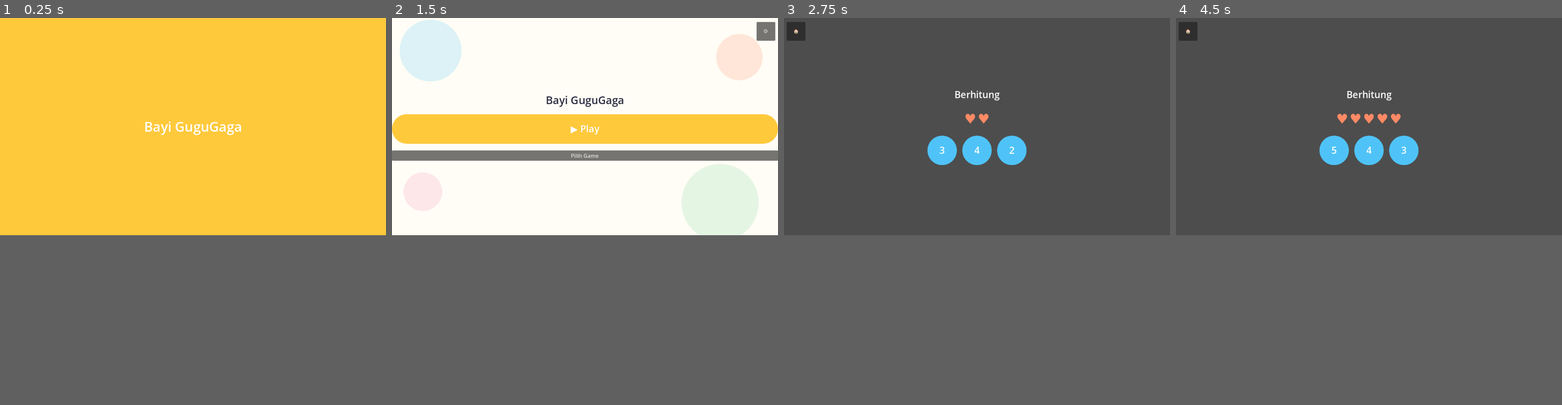
Above: before the commit, frames 1-4 (left to right).
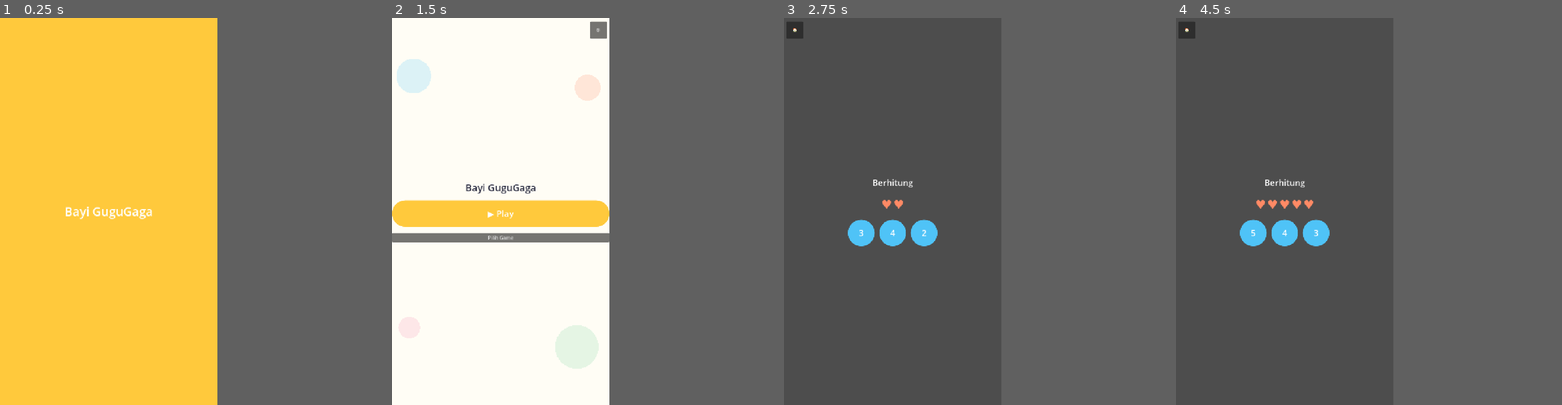
Above: after the commit, the same moments.

Repository: ptnusavisionmedia/game-balita
Game: Godot game, scene res://scenes/Splash.tscn
The game is run twice, just before and just after one commit, with the same random seed, the same clock (stepped at 60 frames per second) and the same inputs.
Inputs:
- Up to frame 1 (0.25 s): no input
- Up to frame 2 (1.5 s): tap Enter at 0.5 s
- Up to frame 3 (2.75 s): click "▶ Play" at 2 s
- Up to frame 4 (4.5 s): click "3" at 2.75 s; click "4" at 3.5 s; click "2" at 4.25 s
In our replay, the window is 799x449 before the commit and 450x800 after it. These sizes can differ from the game's own. Grey fills any space a smaller window leaves; there, only what the larger window draws over its background counts as a difference.

The runs differ from the first frame. In frame 1, 0.6% of the frame differs, in the area x 17-63%, y 26-52%; in frame 2, 24%, in the area x 0-100%, y 0-91%; in frame 3, 3.0%; in frame 4, 3.2%.

Commit message:
fix: konfigurasi canvas/stretch responsive — UI konsisten HP & tablet
project.godot sebelumnya tidak punya section [display] sama sekali,
jadi Godot pakai default (stretch disabled, orientasi sensor/tidak
dikunci) — sumber laporan user "UI kececeran" + "tombol tidak bisa
diklik" saat dites di device nyata.

Tambah window/stretch/mode=canvas_items + aspect=expand (base desain
720x1280) supaya ukuran & posisi UI scale konsisten proporsinya lintas
ukuran device, plus kunci orientasi portrait (prinsip #8
UI_UX_DESIGN.md yang dari awal belum pernah diimplementasikan).
Headless-verified 9 scene, belum dites sentuhan asli di device.

Co-Authored-By: Claude Sonnet 5 <noreply@anthropic.com>

Diff:
--- a/project.godot
+++ b/project.godot
@@ -19,6 +19,20 @@
 run/main_scene="res://scenes/Splash.tscn"
 config/features=PackedStringArray("4.7")
 
+[display]
+
+; Base resolution desain = HP portrait biasa. Semua ukuran piksel di kode
+; (custom_minimum_size dkk) dihitung relatif ke ini, lalu Godot scale
+; otomatis ke resolusi device asli lewat stretch mode di bawah — supaya
+; 1 kode UI konsisten proporsinya di HP kecil maupun tablet besar, bukan
+; "kececeran"/beda-beda posisi tiap device. Lihat obsidian-vault/Decisions Log.md.
+window/size/viewport_width=720
+window/size/viewport_height=1280
+window/size/mode=0
+window/stretch/mode="canvas_items"
+window/stretch/aspect="expand"
+window/handheld/orientation="portrait"
+
 [autoload]
 
 ProgressRepository="*res://core/scripts/progress_repository.gd"
Not shown, changed: docs/UI_UX_DESIGN.md
Not shown, changed: obsidian-vault/Decisions Log.md
